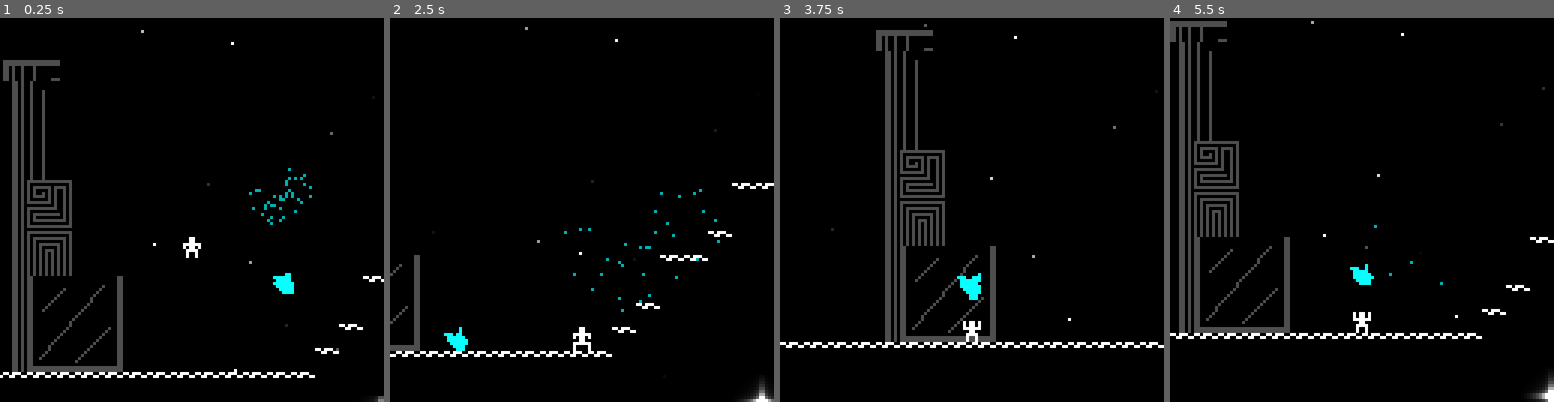
Above: before the commit, frames 1-4 (left to right).
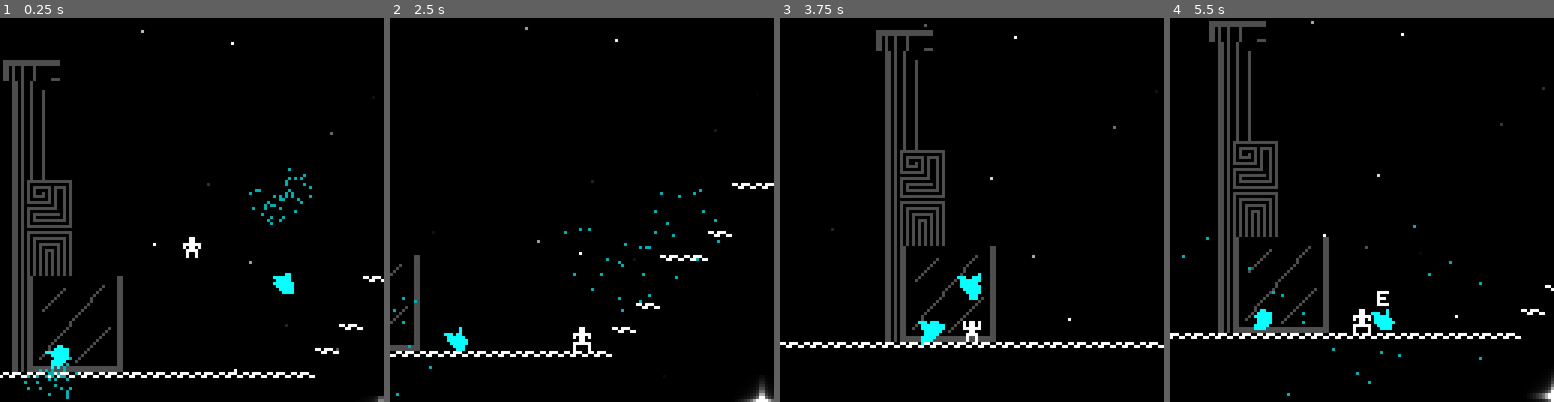
Above: after the commit, the same moments.

Repository: guillesc05/godot-minigame
Game: Godot game, scene res://scenes/scene.tscn
Same seed, same stepped clock (60 frames per second), same inputs: the game is played once before the commit and once after it.
Inputs:
- Up to frame 1 (0.25 s): no input
- Up to frame 2 (2.5 s): hold D (movement-right) 0.53-2.03 s; tap E (grab) at 0.6, 1.35, 2.1 s; tap Space (movement-jump) at 0.77, 1.52 s; hold A (movement-left) from 2.03 s (still down)
- Up to frame 3 (3.75 s): keep holding A (movement-left); tap E (grab) at 2.85, 3.6 s; tap Space (movement-jump) at 3.02 s
- Up to frame 4 (5.5 s): tap Space (movement-jump) at 3.77, 4.52 s; release A (movement-left) at 4.28 s; hold D (movement-right) from 4.28 s (still down); tap E (grab) at 4.35, 5.1 s

The runs differ from the first frame. In frame 1, 0.4% of the frame differs, in the area x 6-21%, y 85-100%; in frame 2, less than 0.1%; in frame 3, 0.3%; in frame 4, 11%, in the area x 0-100%, y 0-100%.

Commit message:
e symbol fix

Diff:
--- a/minigame/scenes/scene.tscn
+++ b/minigame/scenes/scene.tscn
@@ -26,3 +26,5 @@
 
 [node name="mountain_relic" parent="." instance=ExtResource("6_ruw3y")]
 position = Vector2(77, -58)
+
+[node name="mountain_relic2" parent="." instance=ExtResource("6_ruw3y")]
--- a/minigame/scripts/grab_component.gd
+++ b/minigame/scripts/grab_component.gd
@@ -17,17 +17,19 @@
 	print(body.name)
 	if body.has_node("grabbableComponent") && body != objectBeingGrabbed:
 		lastObjectToGrab.push_front(body)
-		if e_key ==null:
-			e_key = eKeyRef.instantiate()
-			topPlayerNode.add_sibling(e_key)
-		e_key.setObjectToFollow(lastObjectToGrab[0])
+		if objectBeingGrabbed == null:
+			if e_key ==null:
+				e_key = eKeyRef.instantiate()
+				topPlayerNode.add_sibling(e_key)
+			e_key.setObjectToFollow(lastObjectToGrab[0])
 
 func _on_body_exited(body: Node2D) -> void:
 	if body.has_node("grabbableComponent"):
 		lastObjectToGrab.erase(body)
 		if lastObjectToGrab.size() >0:
 			e_key.setObjectToFollow(lastObjectToGrab[0])
-		else: e_key.queue_free()
+		else: if e_key != null:
+			e_key.queue_free()
 
 func grab():
 	objectBeingGrabbed = lastObjectToGrab[0]
